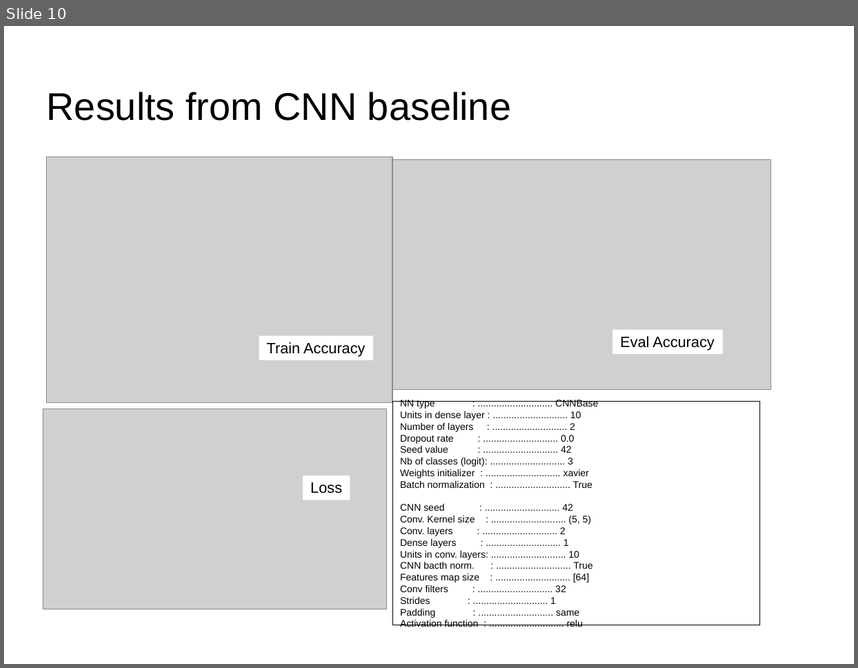
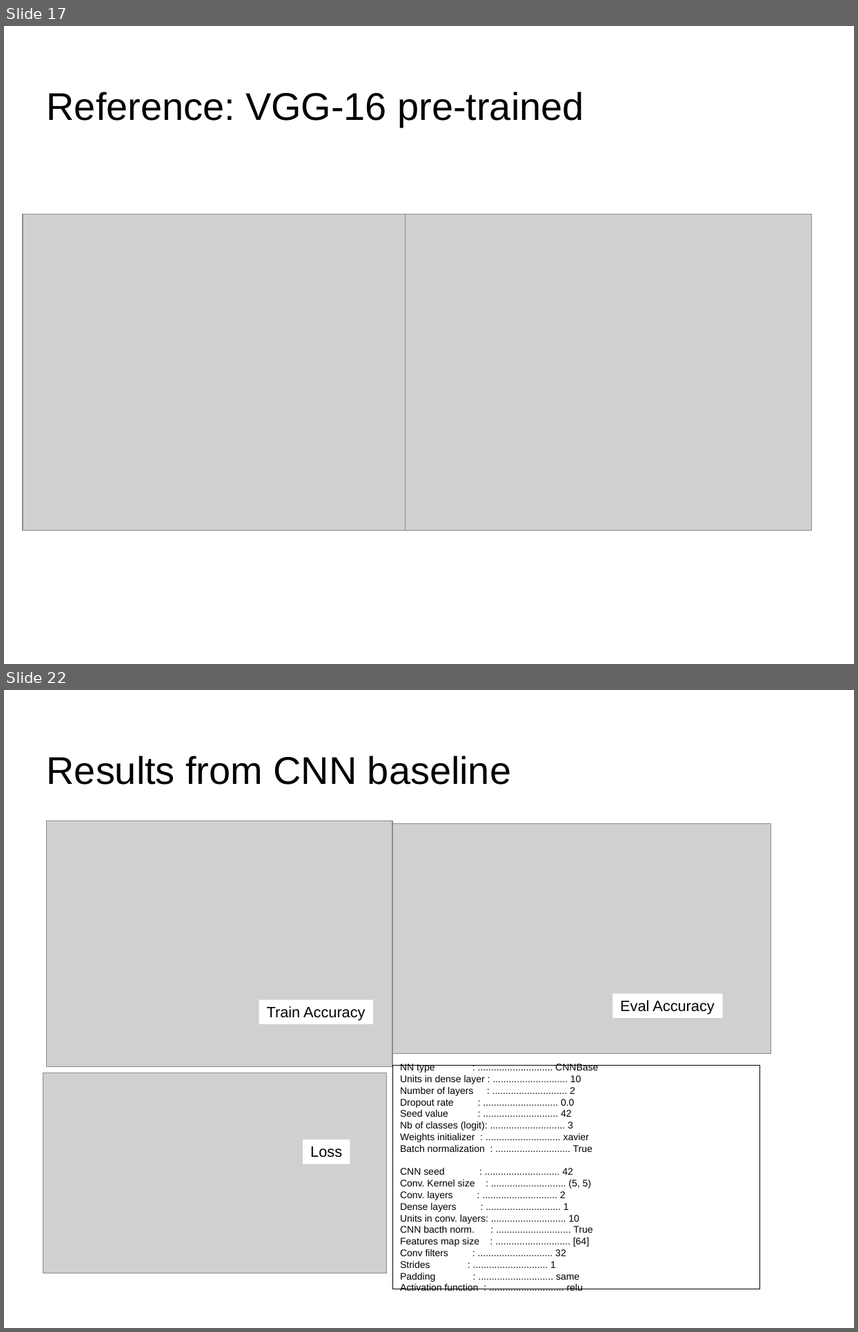
Before and after one commit to dataforcast/OC_Datascientist, a slide deck: P8/report/Openclassrooms_ParcoursDatascientist_P8-V1.odp. Shown one above the other, each under a label of ours: slide 10 before the commit, slides 17 and 22 after it; the slides between them are not shown. The pictures are 858x668 and 858x1332 pixels, drawn with LibreOffice and Linux fonts; fonts in the diff are those of the drawing; grey boxes stand for pictures; background and template pictures are left out. Boxes give left, top, right and bottom in pixels: in the first picture for what was removed or moved away, otherwise in the second. Text is boxed around its words. In the diff, an @@ line names an element or a change of style, - is before the commit and + after.

```diff
--- a/P8/report/Openclassrooms_ParcoursDatascientist_P8-V1.odp
+++ b/P8/report/Openclassrooms_ParcoursDatascientist_P8-V1.odp
@@ slide 17 added at [4, 26, 854, 664], background picture (left out) @@
@@ title added at [47, 92, 584, 127], 36 pt, text #000000 @@
+Reference: VGG-16 pre-trained
@@ picture added at [23, 214, 429, 530] @@
@@ picture added at [405, 214, 812, 530] @@
@@ what was slide 10 is now slide 22 @@
```
Also in this commit, not shown: 11 slides changed, 16 other slides added, 7 other files.
